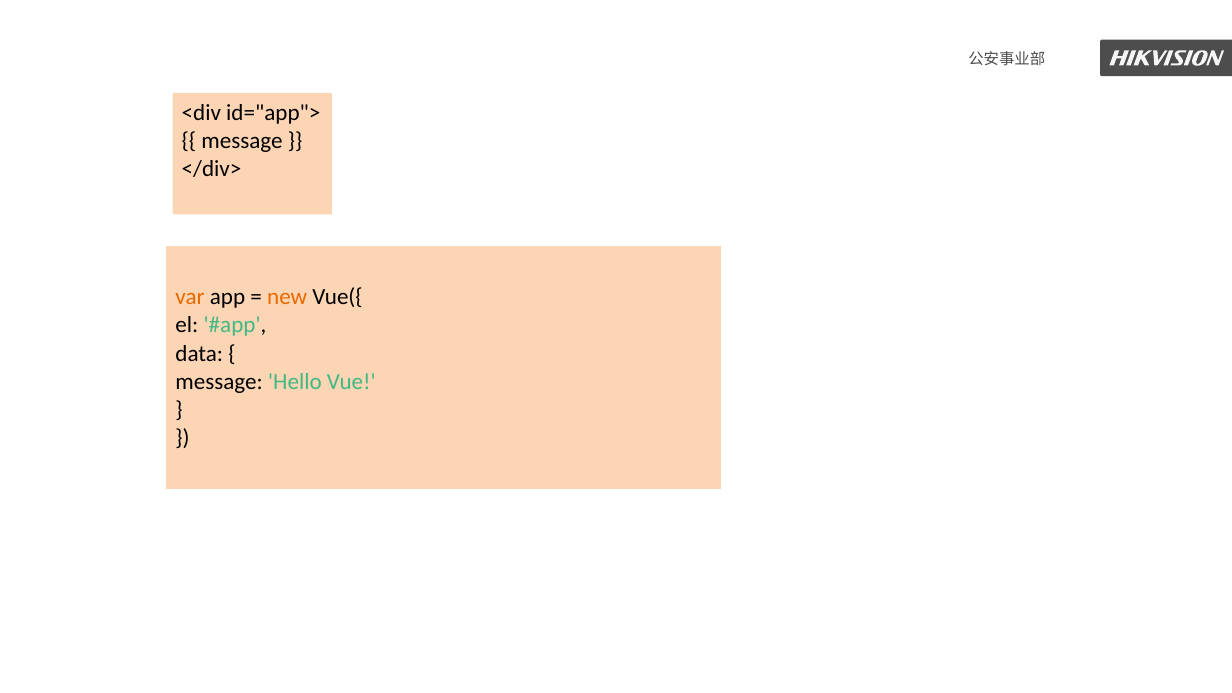
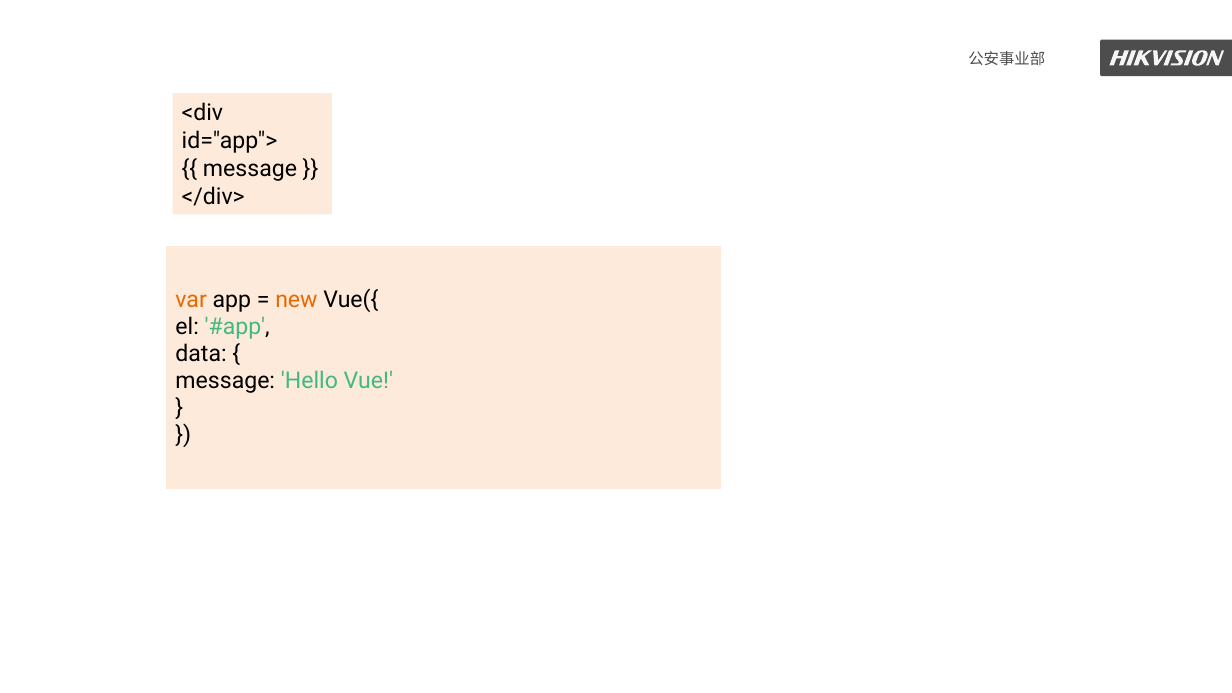
Before and after one commit to kaisajiang/Vue-Classroom, a slide deck: slide 22 of class1/Web前端框架介绍0.pptx. Drawn at 1232x693 pixels with LibreOffice and Linux fonts; fonts in the diff are those of the drawing. Boxes give left, top, right and bottom in pixels: in the first picture for what was removed or moved away, otherwise in the second. Text is boxed around its words. In the diff, an @@ line names an element or a change of style, - is before the commit and + after.

```diff
--- a/class1/Web前端框架介绍0.pptx
+++ b/class1/Web前端框架介绍0.pptx
@@ rectangle "<div id="app">" at [173,93,333,214]: font Calibri to Roboto; fill #FCD5B5 to #FDEADA @@
@@ table at [166,246,721,489] @@
@@ fill #FCD5B5 to #FDEADA in row 1, column 1 @@
@@ font Calibri to Roboto @@
```
Also in this commit, not shown: 36 other slides changed, 2 other files.
